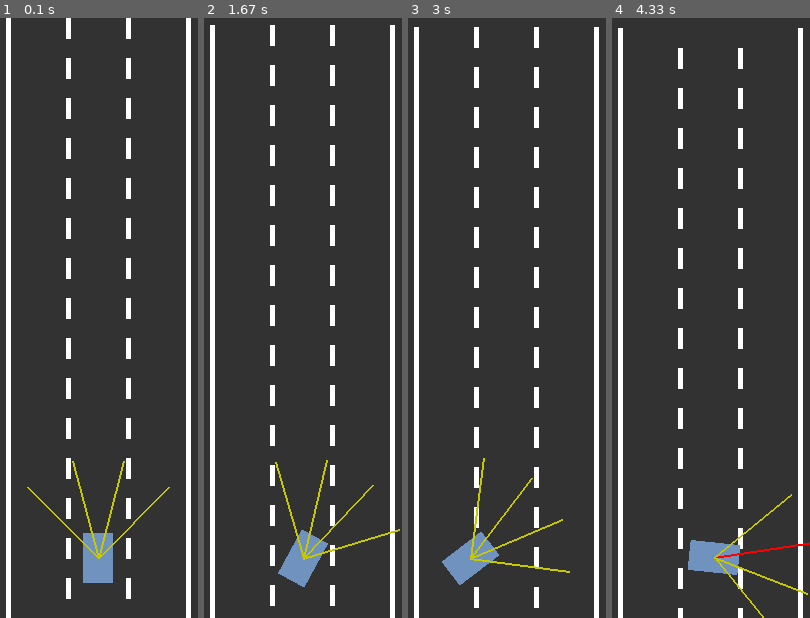
Above: before the commit, frames 1-4 (left to right).
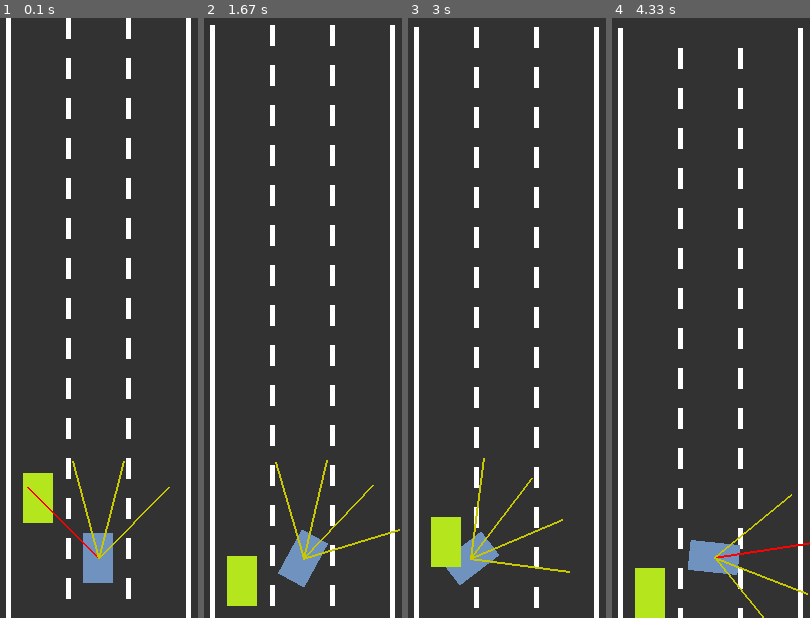
Above: after the commit, the same moments.

Repository: kc-raahi/self-driving-car-sim
Game: pygame game, started from car.py
Same seed, same stepped clock (60 frames per second), same inputs: the game is played once before the commit and once after it.
Inputs:
- Up to frame 1 (0.1 s): no input
- Up to frame 2 (1.67 s): hold Right 0.33-0.8 s; hold Up 0.83-1.3 s; hold Right from 1.33 s (still down)
- Up to frame 3 (3 s): release Right at 1.8 s; hold Down 2.4-2.7 s; hold Left from 2.73 s (still down)
- Up to frame 4 (4.33 s): release Left at 3.13 s; hold Up 3.17-3.53 s; hold Right 3.57-4.2 s; hold Down from 4.23 s (still down)

The runs differ from the first frame. In frame 1, 1.3% of the frame differs, in the area x 11-50%, y 75-90%; in frame 2, 1.3%; in frame 3, 1.3%; in frame 4, 1.3%.

Commit message:
20230712 - color-changing sensors

Diff:
--- a/car.py
+++ b/car.py
@@ -20,14 +20,15 @@
     return a + (b - a) * t
 
 
-def get_intersection(ray, length, angle, traffic):
+def get_intersection(ray, length, angle, my_driver, my_traffic):
     if ray[1][0] < 0 or ray[1][0] > SCREEN_WIDTH:
         return True
-
     for i in range(length):
-        for car in traffic:
-            x_check = car.x - CAR_SIZE_X / 2 <= ray[0][0] + i * math.sin(angle) <= car.x + CAR_SIZE_X / 2
-            y_check = car.y - CAR_SIZE_Y / 2 <= ray[0][1] + i * math.cos(angle) <= car.y + CAR_SIZE_Y / 2
+        for t in my_traffic:
+            ray_point_x = my_driver.x - i * math.sin(angle)
+            ray_point_y = my_driver.y - i * math.cos(angle)
+            x_check = t.x - CAR_SIZE_X / 2 <= ray_point_x <= t.x + CAR_SIZE_X / 2
+            y_check = t.y - CAR_SIZE_Y / 2 <= ray_point_y <= t.y + CAR_SIZE_Y / 2
             if x_check and y_check:
                 return True
 
@@ -150,7 +151,7 @@
             a = (car.x, y)
             b = (car.x - self.ray_len * math.sin(ray_angle), y - self.ray_len * math.cos(ray_angle))
             self.rays.append((a, b))
-            col = SENSOR_COL if not get_intersection(self.rays[i], self.ray_len, ray_angle, my_road.traffic) \
+            col = SENSOR_COL if not get_intersection(self.rays[i], self.ray_len, ray_angle, car, my_road.traffic) \
                 else SENSOR_ACTIVE_COL
             pygame.draw.line(my_screen, col, a, b, width=2)
 
@@ -205,6 +206,8 @@
     road = Road(SCREEN_WIDTH / 2, SCREEN_WIDTH * 0.9)
     road.set_lines()
     driver = Car(road.get_lane_center(int(road.lane_count / 2)), SCREEN_HEIGHT * 0.9)  # int(lanes/2)+(width/lanes)
+    t = Car(road.get_lane_center(0), 480, traffic=True)
+    road.traffic.append(t)
     sensor = Sensor(driver)
     run = True
     clock = pygame.time.Clock()
@@ -215,6 +218,7 @@
         road.move_viewport(driver.y)
         road.draw(screen)
         driver.update_and_draw(road)
+        t.update_and_draw(road)
         sensor.update_and_draw(driver, screen, road)
 
         for event in pygame.event.get():
